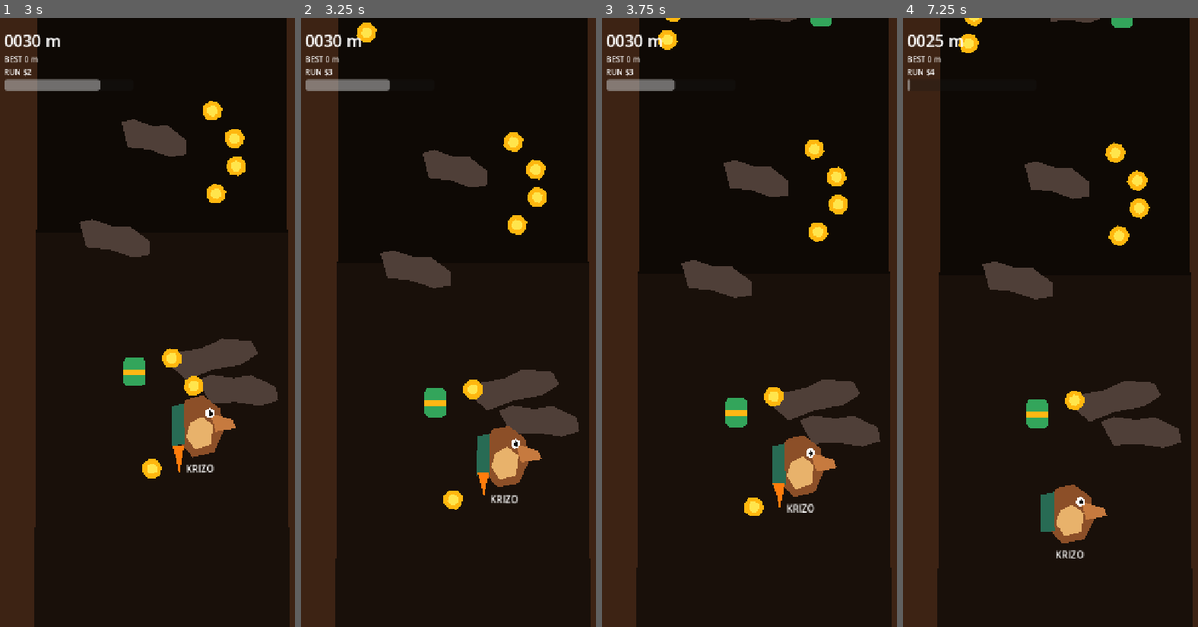
Above: before the commit, frames 1-4 (left to right).
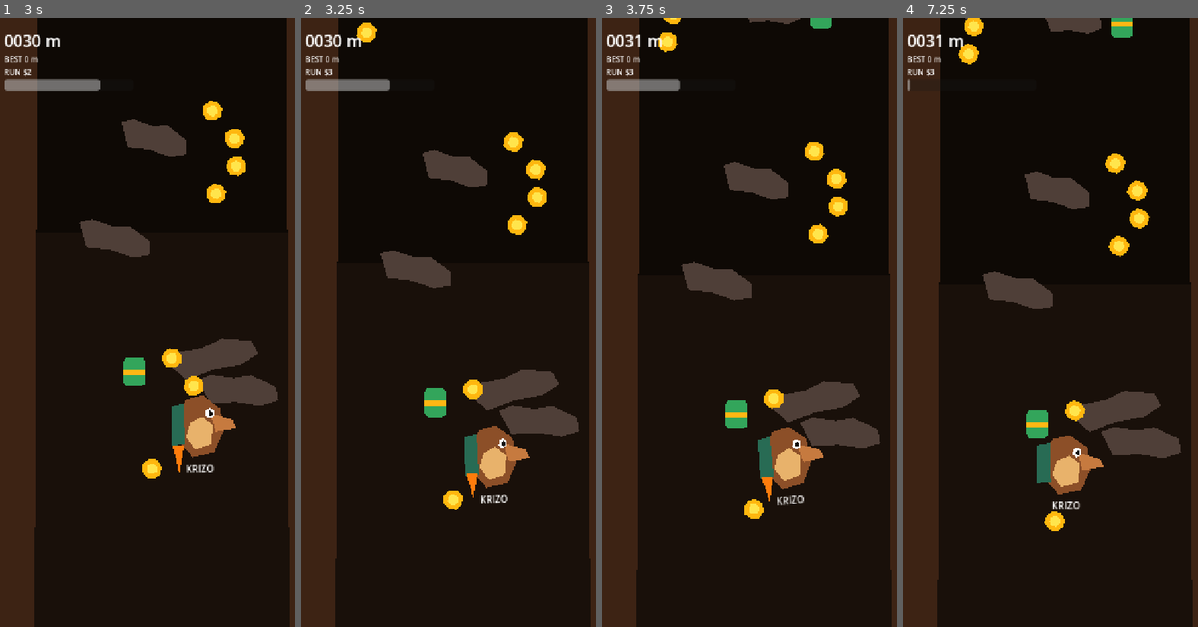
Above: after the commit, the same moments.

Repository: andrefa/krizo
Game: Godot game, scene res://scenes/game/game.tscn
The game is run twice, just before and just after one commit, with the same random seed, the same clock (stepped at 60 frames per second) and the same inputs.
Inputs (mouse positions are in pixels of both pictures, inside the frame that each line leads up to):
- Up to frame 1 (3 s): click "VOAR" at 0.5 s; tap Enter at 1.25 s; move the mouse to (236, 292) at 1.27 s; press the mouse at (236, 292) at 1.28 s; hold D (move_right) 1.28-2 s; release the mouse at (236, 292) at 2 s; drag from (94, 352) to (238, 188) at 2.02 s; move the mouse to (194, 188) at 2.77 s; press the mouse at (194, 188) at 2.78 s; hold D (move_right) from 2.78 s (still down)
- Up to frame 2 (3.25 s): keep holding D (move_right)
- Up to frame 3 (3.75 s): release D (move_right) at 3.5 s; release the mouse at (796, 188) at 3.5 s; drag from (746, 444) to (814, 395) at 3.52 s
- Up to frame 4 (7.25 s): move the mouse to (1168, 413) at 4.27 s; press the mouse at (1168, 413) at 4.28 s; hold A (move_left) 4.28-5 s; release the mouse at (1168, 413) at 5 s; drag from (962, 231) to (1038, 413) at 5.02 s; move the mouse to (1082, 322) at 5.77 s; press the mouse at (1082, 322) at 5.78 s; hold A (move_left) 5.78-6.5 s; release the mouse at (1082, 322) at 6.5 s; drag from (1015, 170) to (1074, 395) at 6.52 s

Frame 1 is identical in both runs. In frame 2, 1.6% of the frame differs, in the area x 55-82%, y 67-80%; in frame 3, 3.5%; in frame 4, 8.5%, in the area x 7-99%, y 0-93%.

Commit message:
Make every obstacle impact survivable

Diff:
--- a/scripts/game/obstacle.gd
+++ b/scripts/game/obstacle.gd
@@ -4,11 +4,6 @@
 	body_entered.connect(_on_body_entered)
 
 func _on_body_entered(body: Node) -> void:
-	if body is not KrizoPlayer:
-		return
-	var krizo: KrizoPlayer = body as KrizoPlayer
-	var hit_from_below: bool = krizo.velocity.y < 0.0 and krizo.global_position.y > global_position.y + 8.0
-	if hit_from_below:
-		krizo.bump_head()
-	else:
-		krizo.crash()
+	if body is KrizoPlayer:
+		var krizo: KrizoPlayer = body as KrizoPlayer
+		krizo.hit_obstacle(global_position)
